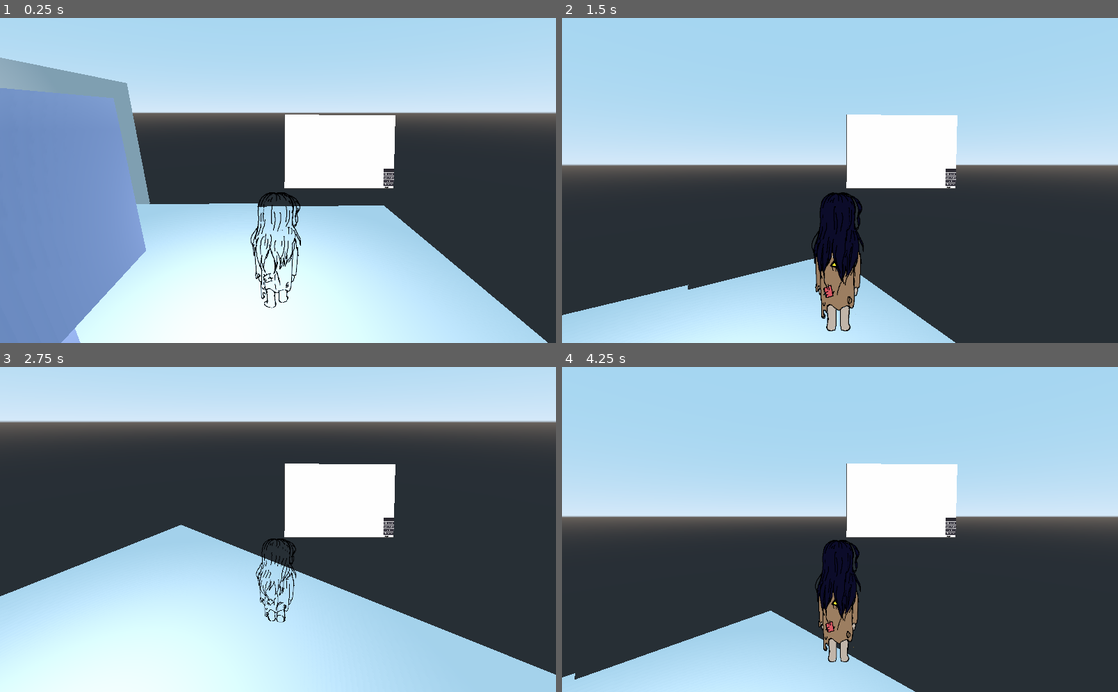
Above: before the commit, frames 1-4 (two rows, left to right).
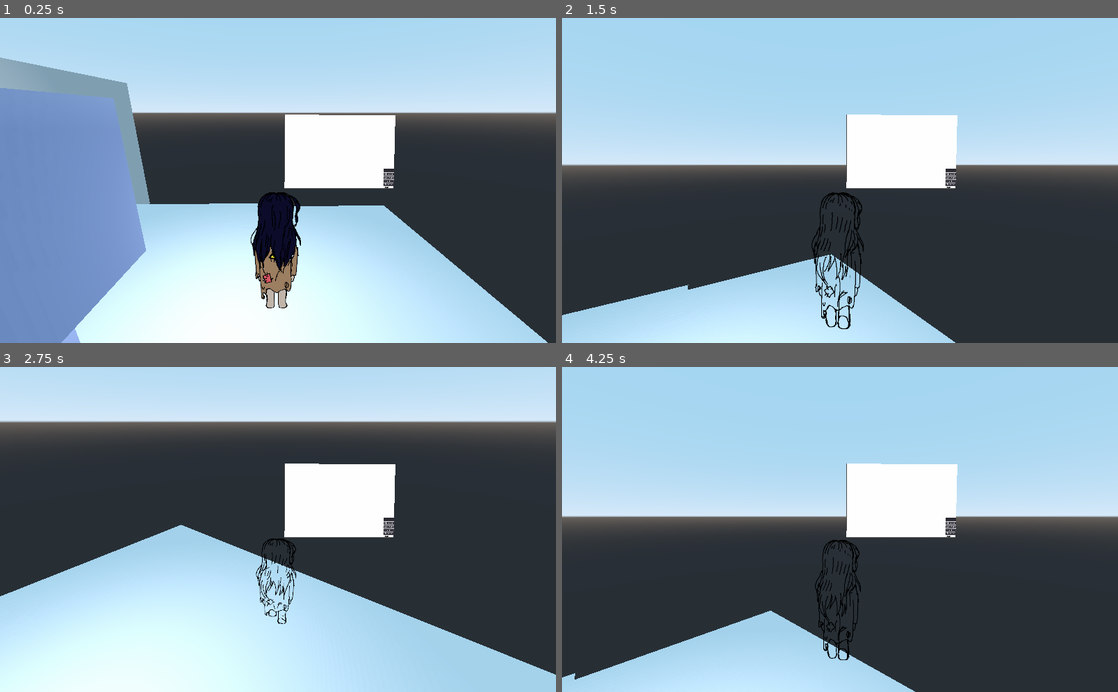
Above: after the commit, the same moments.

Repository: lmsonic/ArtGame
Game: Godot game, scene res://gui_in_3d.tscn
The game is run twice, just before and just after one commit, with the same random seed, the same clock (stepped at 60 frames per second) and the same inputs.
Inputs (mouse positions are in pixels of both pictures, inside the frame that each line leads up to):
- Up to frame 1 (0.25 s): no input
- Up to frame 2 (1.5 s): tap Enter (ui_accept) at 0.5, 0.77 s; move the mouse to (962, 164) at 0.52 s; press the mouse at (962, 164) at 0.53 s; hold Right (ui_right) 0.53-1.25 s; release the mouse at (962, 164) at 1.25 s; drag from (728, 196) to (812, 245) at 1.27 s
- Up to frame 3 (2.75 s): move the mouse to (333, 458) at 2.02 s; press the mouse at (333, 458) at 2.03 s; hold Right (ui_right) from 2.03 s (still down)
- Up to frame 4 (4.25 s): release Right (ui_right) at 2.75 s; release the mouse at (895, 458) at 2.75 s; drag from (812, 594) to (673, 480) at 2.77 s; move the mouse to (1006, 578) at 3.52 s; press the mouse at (1006, 578) at 3.53 s; hold Left (ui_left) from 3.53 s (still down); tap Enter (ui_accept) at 3.77 s

The runs differ from the first frame. In frame 1, 2.0% of the frame differs, in the area x 45-54%, y 54-90%; in frame 2, 2.5%, in the area x 45-54%, y 54-97%; in frame 3, 0.3%; in frame 4, 1.9%.

Commit message:
Multiple gestures

Diff:
--- a/Draw.tscn
+++ b/Draw.tscn
@@ -102,7 +102,8 @@
 margin_bottom = 597.0
 custom_colors/font_color = Color( 0, 0, 0, 1 )
 text = "Gesture"
+[connection signal="clear" from="GUI" to="." method="reset"]
 [connection signal="show_gesture" from="GUI" to="." method="_on_show_gesture"]
-[connection signal="button_down" from="GUI/MarginContainer/HBoxContainer/VBoxContainer/Save" to="." method="_on_Save_button_down"]
+[connection signal="button_down" from="GUI/MarginContainer/HBoxContainer/VBoxContainer/Save" to="GUI" method="_on_save"]
 [connection signal="button_down" from="GUI/MarginContainer/HBoxContainer/VBoxContainer/Load" to="GUI" method="_on_load"]
 [connection signal="button_down" from="GUI/MarginContainer/HBoxContainer/VBoxContainer/Clear" to="." method="reset"]
--- a/gui_in_3d.tscn
+++ b/gui_in_3d.tscn
@@ -47,6 +47,7 @@
 billboard = 2
 frames = SubResource( 1 )
 animation = "walk"
+frame = 6
 playing = true
 
 [node name="CollisionShape" type="CollisionShape" parent="Cubio"]
--- a/pdollar/GestureIO.gd
+++ b/pdollar/GestureIO.gd
@@ -25,35 +25,81 @@
 	for line in gesture.Lines:
 		data.Lines[str(i)]=line._to_json()
 		i+=1
+
+	var dict := {data.Name: to_json(data)}
 	var file = File.new()
-	file.open(gesture_path, File.WRITE)
-	file.store_line(to_json(data))
+
+	if file.file_exists(gesture_path):
+		file.open(gesture_path, File.READ)
+		var f = parse_json(file.get_as_text())
+		file.close()
+		f[data.Name]=dict[data.Name]
+		file.open(gesture_path, File.WRITE)
+		file.store_line(to_json(f))
+	else:
+		file.open(gesture_path, File.WRITE)
+		file.store_line(to_json(dict))
+
+
 	file.close()
 
 
 
-static func load_gesture(name:String) ->Gesture :
+
+static func load_gesture(gestureName:String) ->Gesture :
 	var file = File.new()
 	if not file.file_exists(gesture_path):
 		return null
 
 	file.open(gesture_path, File.READ)
 	var text = file.get_as_text()
+	file.close()
 	var data = parse_json(text)
+	var gestureData = parse_json(data[gestureName])
 	var originalGesturePoints :=[]
 	var lines :=[]
-	for i in range(0,data.OriginalPoints.size()):
-		var pointData= parse_json(data.OriginalPoints[str(i)])
+	for i in range(0,gestureData.OriginalPoints.size()):
+		var pointData= parse_json(gestureData.OriginalPoints[str(i)])
 		var point:Point = Point.new(pointData.X,pointData.Y,pointData.StrokeID)
 		originalGesturePoints.push_back(point)
-	for i in range(0,data.Lines.size()):
-		var lineData= parse_json(data.Lines[str(i)])
+	for i in range(0,gestureData.Lines.size()):
+		var lineData= parse_json(gestureData.Lines[str(i)])
 		var start:Vector2= Vector2(lineData.start.x,lineData.start.y)
 		var end:Vector2= Vector2(lineData.end.x,lineData.end.y)
 		var color:Color= Color(lineData.color.r,lineData.color.g,lineData.color.b,lineData.color.a)
 		var line:Line = Line.new(start,end,lineData.width,color)
 		lines.push_back(line)
 
-	var gesture = Gesture.new(originalGesturePoints,lines,data.Name)
+	var gesture = Gesture.new(originalGesturePoints,lines,gestureName)
+
+	return gesture
+
+static func load_gestures() -> Array :
+	var file = File.new()
+	if not file.file_exists(gesture_path):
+		return []
+
+	file.open(gesture_path, File.READ)
+	var text = file.get_as_text()
 	file.close()
-	return gesture
+	var data :Dictionary= parse_json(text)
+	var gestures:=[]
+	for k in data.keys():
+		var gestureData = parse_json(data[k])
+		var originalGesturePoints :=[]
+		var lines :=[]
+		for i in range(0,gestureData.OriginalPoints.size()):
+			var pointData= parse_json(gestureData.OriginalPoints[str(i)])
+			var point:Point = Point.new(pointData.X,pointData.Y,pointData.StrokeID)
+			originalGesturePoints.push_back(point)
+		for i in range(0,gestureData.Lines.size()):
+			var lineData= parse_json(gestureData.Lines[str(i)])
+			var start:Vector2= Vector2(lineData.start.x,lineData.start.y)
+			var end:Vector2= Vector2(lineData.end.x,lineData.end.y)
+			var color:Color= Color(lineData.color.r,lineData.color.g,lineData.color.b,lineData.color.a)
+			var line:Line = Line.new(start,end,lineData.width,color)
+			lines.push_back(line)
+
+		var gesture = Gesture.new(originalGesturePoints,lines,k)
+		gestures.push_back(gesture)
+	return gestures
--- a/pdollar/GestureManager.gd
+++ b/pdollar/GestureManager.gd
@@ -2,6 +2,7 @@
 
 var trainingSet:Array=[]
 signal show_gesture
+signal clear
 const gesture_folder = "user://gestures"
 onready var textEdit := $MarginContainer/HBoxContainer/VBoxContainer/TextEdit
 
@@ -12,8 +13,12 @@
 		var points = get_parent().points
 		var lines = get_parent().lines
 		GestureIO.save_gesture(Gesture.new(points,lines,name))
+		textEdit.text=""
+		emit_signal("clear")
 	else:
 		print("Name cannot be empty")
+
+
 
 func _on_load():
 	var name:String=textEdit.text
@@ -21,5 +26,6 @@
 		var gesture = GestureIO.load_gesture(name)
 		if gesture:
 			emit_signal('show_gesture',gesture)
+			textEdit.text=""
 		else:
 			print("Could not find gesture")
